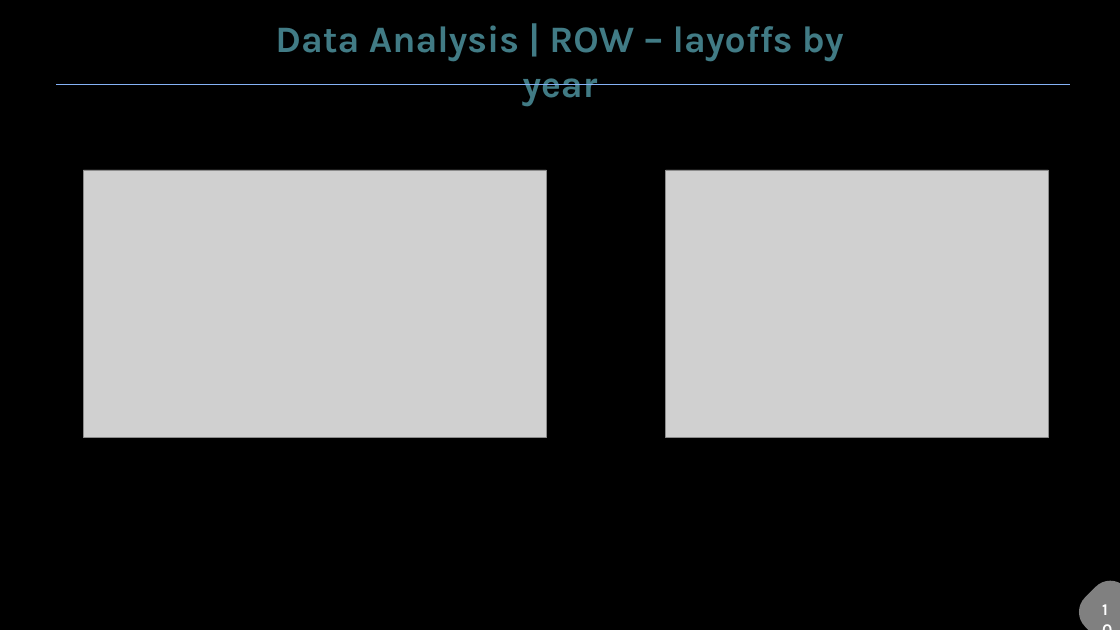
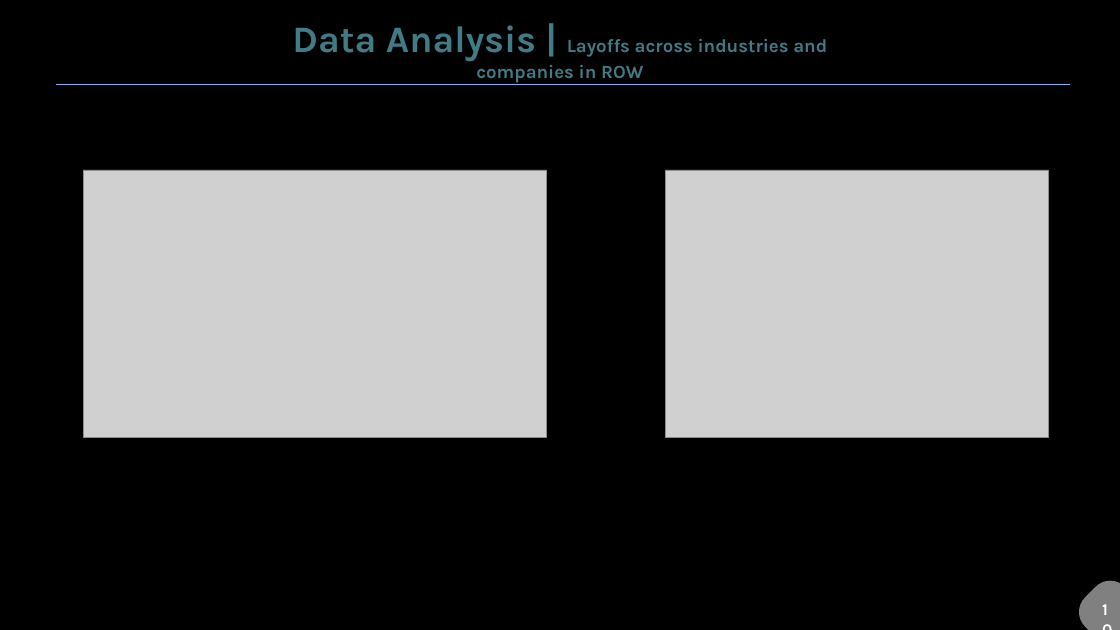
Before and after one commit to nidhi0684/Project1-Layoffs-Analysis, a slide deck: slide 10 of NidhiOjha-Project1-Covid19_Layoffs.pptx. Drawn at 1120x630 pixels with LibreOffice and Linux fonts; fonts in the diff are those of the drawing; grey boxes stand for pictures. Boxes give left, top, right and bottom in pixels: in the first picture for what was removed or moved away, otherwise in the second. Text is boxed around its words. In the diff, an @@ line names an element or a change of style, - is before the commit and + after.

```diff
--- a/NidhiOjha-Project1-Covid19_Layoffs.pptx
+++ b/NidhiOjha-Project1-Covid19_Layoffs.pptx
@@ text at bbox=[292, 25, 827, 83]: text changed; size 32 to 16 pt @@
-Data Analysis | ROW – layoffs by year
+Data Analysis | Layoffs across industries and companies in ROW
```
Also in this commit, not shown: 4 other slides changed.
